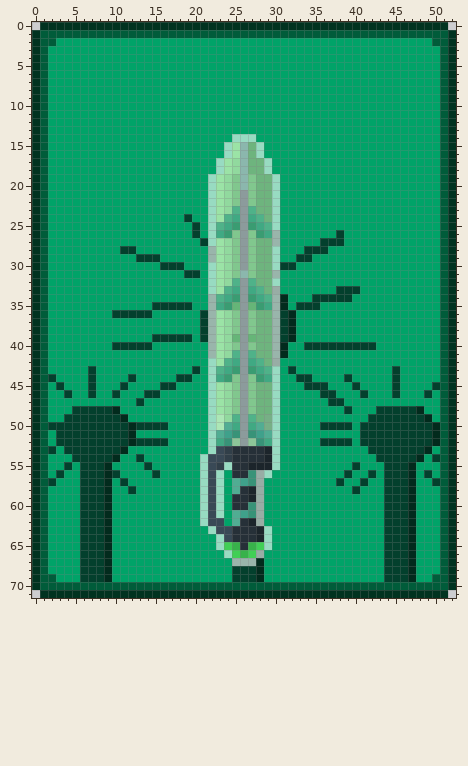
Sprite sheet -- assets/Itens/Carta_espada_laser.png. Above is the file before it was changed.
The file is 53x72 pixels. Colours within 5 levels of each other are drawn and written as one.
New version:
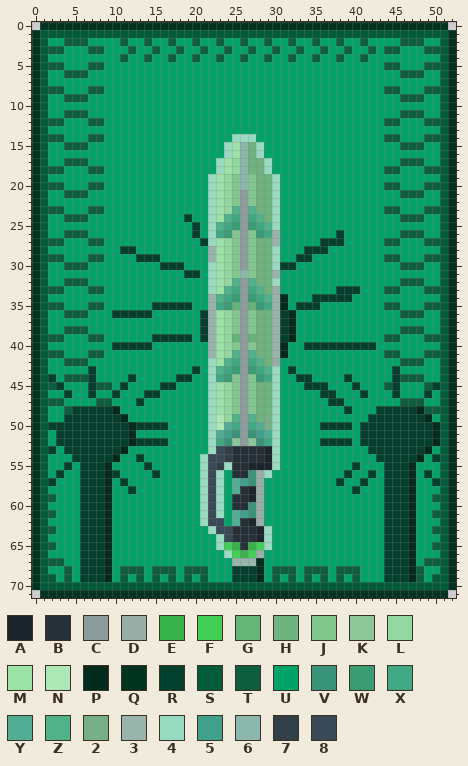
Palette (. is transparent): A #1c252b  B #263038  C #8c9b9c  D #98ada5  E #38b24b  F #41cf56  G #66b578  H #6eb47e  J #81c78e  K #8dc699  L #91d99e  M #9be3a6  N #ace7b6  P #022b1d  Q #003320  R #03402d  S #005c3a  T #0c5e3f  U #00a368  V #389378  W #3a9c72  X #40a983  Y #51ad93  Z #4fb289  2 #77af86  3 #99b5ab  4 #98dbc2  5 #3fa18b  6 #8bb7ad  7 #313f49  8 #394956
From old to new:
Changed rows in their new state; - is an unchanged pixel.
first column x 2:
 2 U-TTT----T--T--T--T--T--T--T--T--T--T--T----TTT-U
 3 TT---TT---T--T--T--T--T--T--T--T--T--T--T-TT---TT
 4 ---------T--T--T--T--T--T--T--T--T--T--T---------
 5 TT---TT-----------------------------------TT---TT
 6 --TTT---------------------------------------TTT--
 8 TT---TT-----------------------------------TT---TT
 9 --TTT---------------------------------------TTT--
11 --TTT---------------------------------------TTT--
12 TT---TT-----------------------------------TT---TT
14 TT---TT-----------------------------------TT---TT
15 --TTT---------------------------------------TTT--
17 --TTT---------------------------------------TTT--
18 TT---TT-----------------------------------TT---TT
20 TT---TT-----------------------------------TT---TT
21 --TTT---------------------------------------TTT--
23 TT---TT-----------------------------------TT---TT
24 --TTT---------------------------------------TTT--
26 --TTT---------------------------------------TTT--
27 TT---TT-----------------------------------TT---TT
29 TT---TT-----------------------------------TT---TT
30 --TTT---------------------------------------TTT--
32 --TTT---------------------------------------TTT--
33 TT---TT-----------------------------------TT---TT
35 TT---TT-----------------------------------TT---TT
36 --TTT---------------------------------------TTT--
38 --TTT---------------------------------------TTT--
39 TT---TT-----------------------------------TT---TT
41 TT---TT-----------------------------------TT---TT
42 --TTT---------------------------------------TTT--
44 --TTT---------------------------------------TTT--
45 T-----TT----------------------------------T----T-
47 TT----TT------------------------------------TTT--
48 --T--------------------------------------------TT
first column x 2:
59 T-----------------------------------------------T
61 T-----------------------------------------------T
63 T-----------------------------------------------T
65 T-----------------------------------------------T
67 TT---------------------------------------------TT
68 --T------TTT-TTT-TTT--------TTT-TTT-TTT-------T--
69 --T------T-T-T-T-T-T--------T-T-T-T-T-T-------T--
Changed places in both pictures, as pixel boxes (x1, y1, x2, y2):
changed: (48, 38, 440, 414)
changed: (48, 494, 72, 582)
changed: (416, 494, 440, 582)
changed: (120, 566, 208, 582)
changed: (272, 566, 360, 582)
